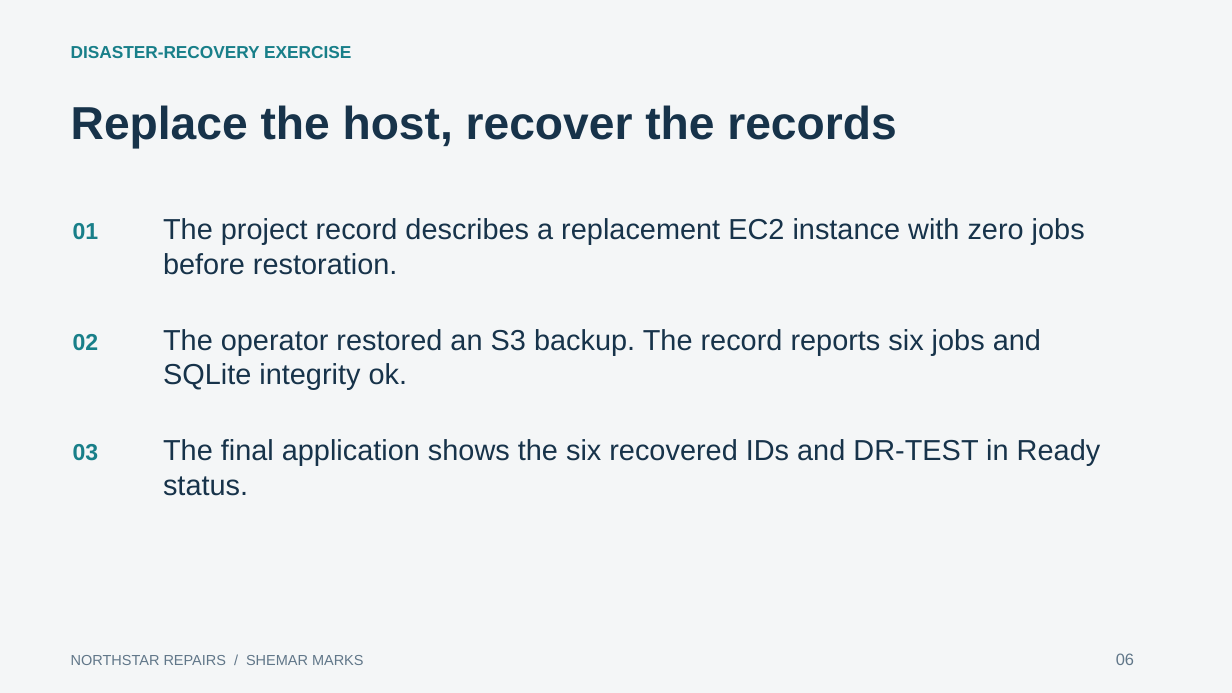
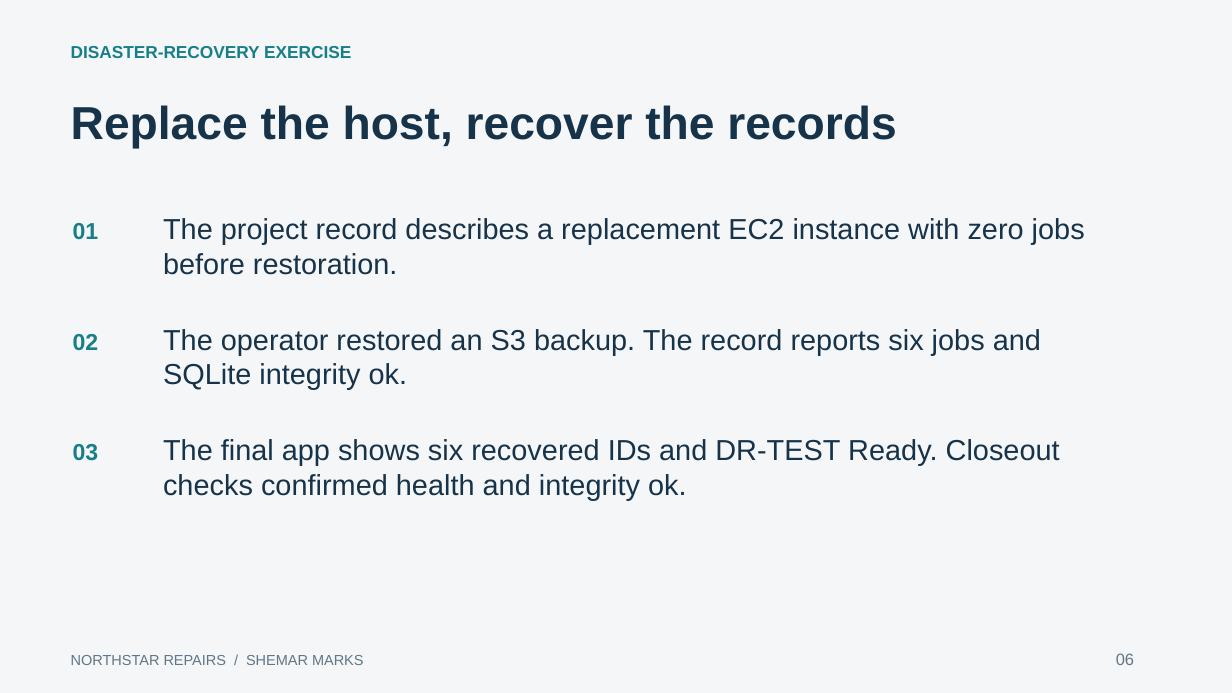
Before and after one commit to Shemarhn/northstar-aws-recovery, a slide deck: slide 6 of docs/presentation/Northstar-Repairs-Case-Study.pptx. Drawn at 1232x693 pixels with LibreOffice and Linux fonts; fonts in the diff are those of the drawing. Boxes give left, top, right and bottom in pixels: in the first picture for what was removed or moved away, otherwise in the second. Text is boxed around its words. In the diff, an @@ line names an element or a change of style, - is before the commit and + after.

Commit message:
Record verified AWS teardown and finalize recovery case study

```diff
--- a/docs/presentation/Northstar-Repairs-Case-Study.pptx
+++ b/docs/presentation/Northstar-Repairs-Case-Study.pptx
@@ text at [163,439,1060,500]: text changed @@
-The final application shows the six recovered IDs and DR-TEST in Ready status.
+The final app shows six recovered IDs and DR-TEST Ready. Closeout checks confirmed health and integrity ok.
```
Also in this commit, not shown: 2 other slides changed, 10 other files.
